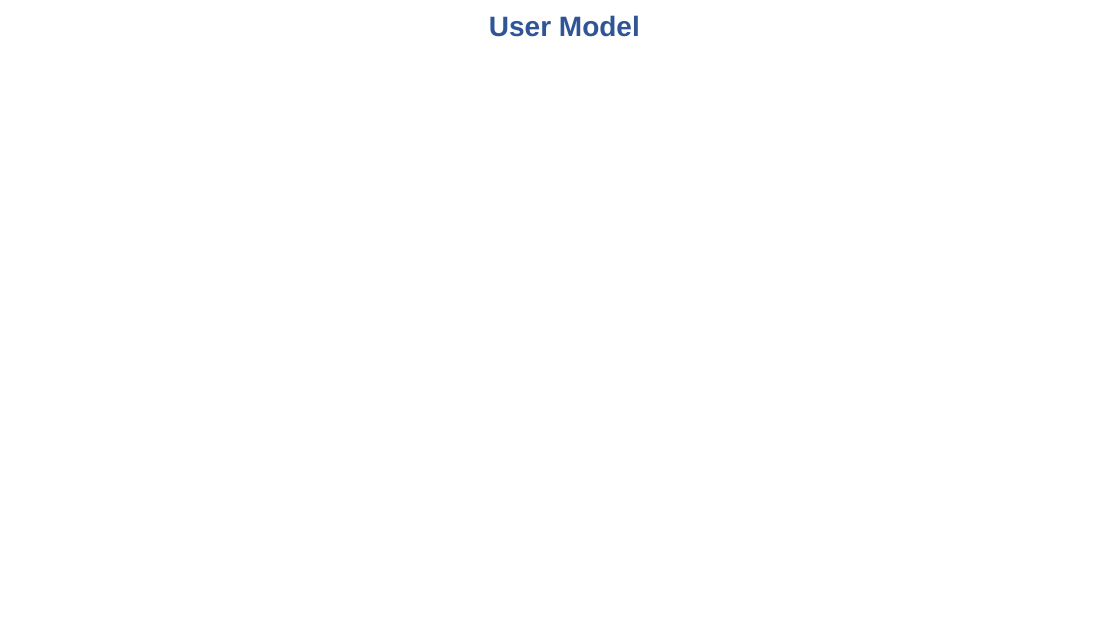
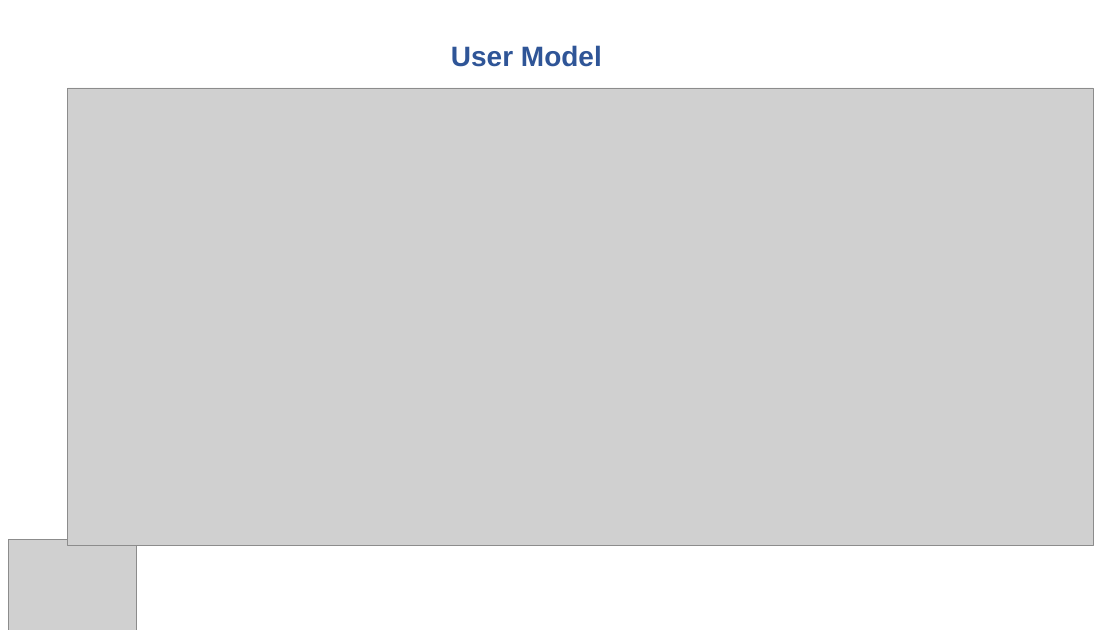
Before and after one commit to tusarmohapatra/NaturopuraV1, a slide deck: slide 12 of Naturepura Pitchdeck.pptx. Drawn at 1120x630 pixels with LibreOffice and Linux fonts; fonts in the diff are those of the drawing; grey boxes stand for pictures; background and template pictures are left out. Boxes give left, top, right and bottom in pixels: in the first picture for what was removed or moved away, otherwise in the second. Text is boxed around its words. In the diff, an @@ line names an element or a change of style, - is before the commit and + after.

```diff
--- a/Naturepura Pitchdeck.pptx
+++ b/Naturepura Pitchdeck.pptx
@@ text "User Model": place and size @@
-text "User Model" at box(489, 15, 640, 37)
+text "User Model" at box(451, 45, 602, 67)
@@ text "User Model" at box(451, 45, 602, 67): alignment centre to left; line spacing 0.9 to 1; less space between paragraphs @@
@@ picture added at box(68, 88, 1094, 546) @@
@@ picture added at box(8, 539, 136, 630) @@
```
Also in this commit, not shown: 17 other slides changed, 1 slide added, 1 slide removed.
